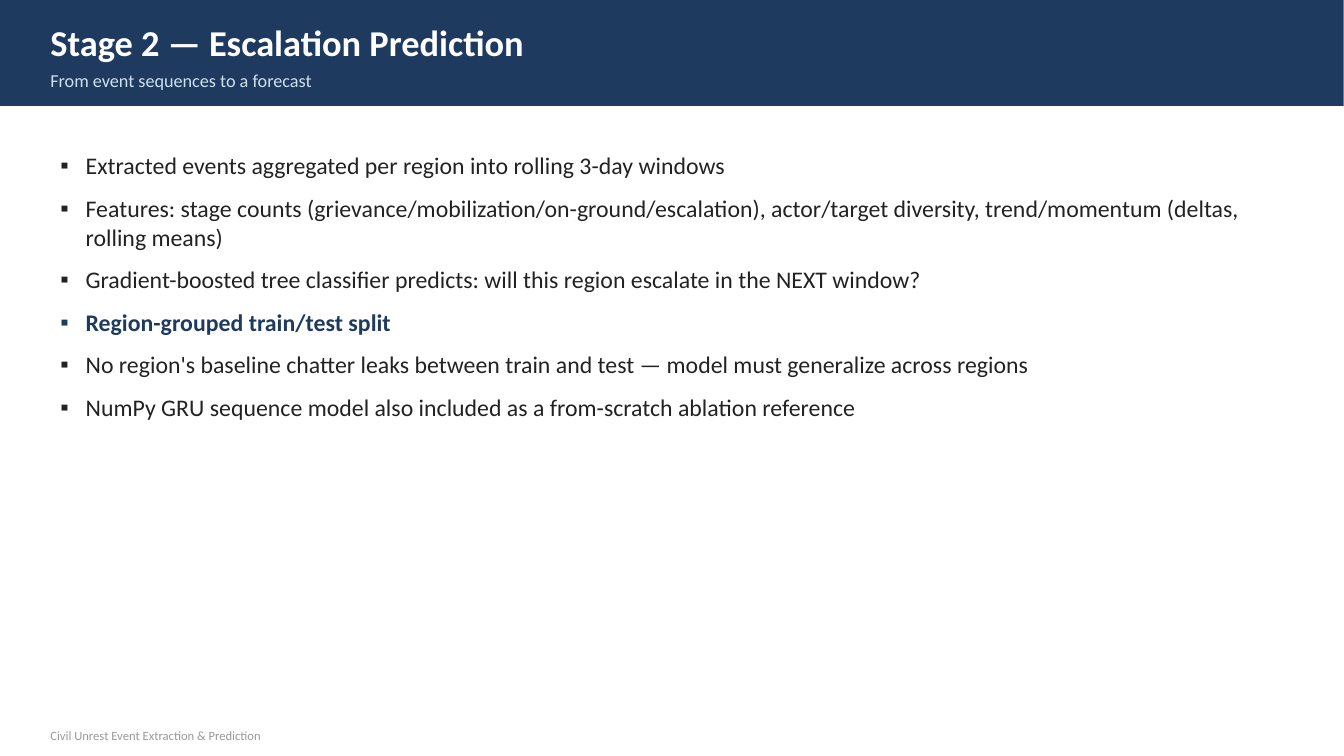
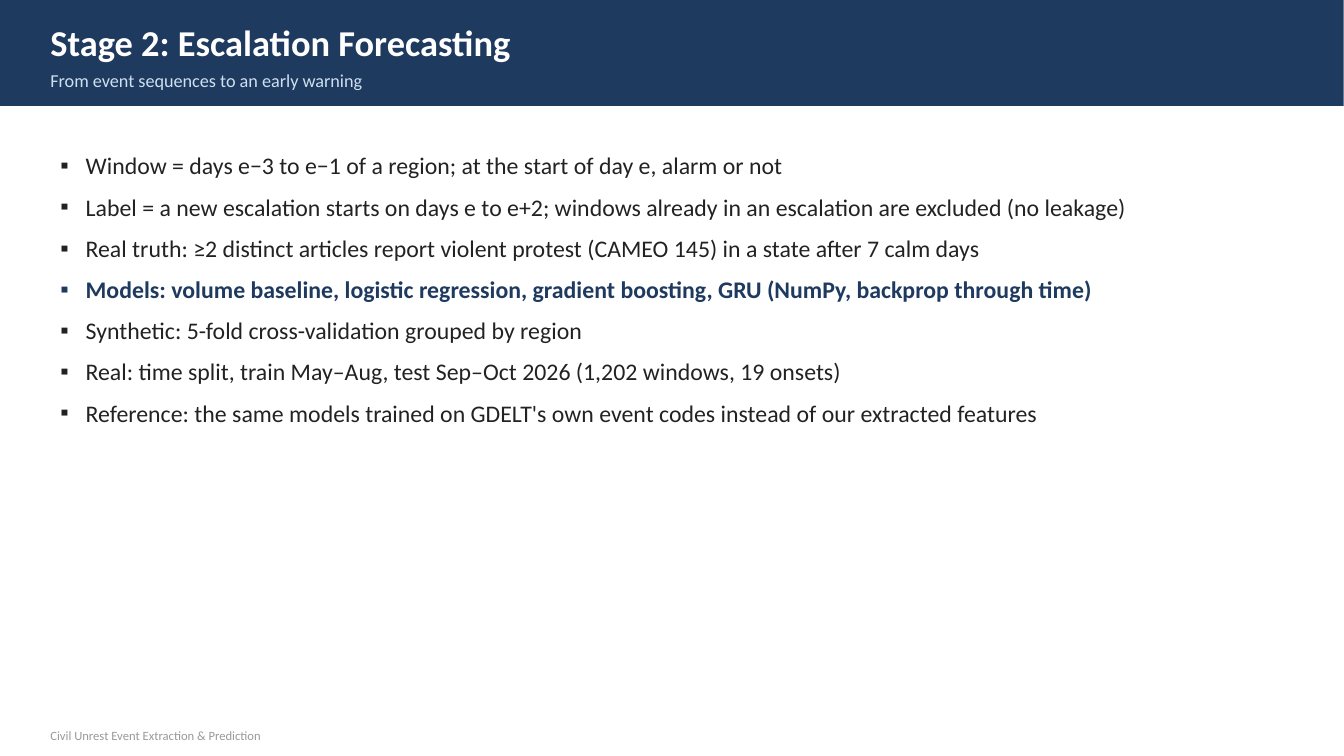
Before and after one commit to Ronit178693/civil-unrest-project, a slide deck: slide 7 of slides/civil_unrest_presentation.pptx (slide 6 before the commit). Drawn at 1344x756 pixels with LibreOffice and Linux fonts; fonts in the diff are those of the drawing. Boxes give left, top, right and bottom in pixels: in the first picture for what was removed or moved away, otherwise in the second. Text is boxed around its words. In the diff, an @@ line names an element or a change of style, - is before the commit and + after.

```diff
--- a/slides/civil_unrest_presentation.pptx
+++ b/slides/civil_unrest_presentation.pptx
@@ text at (50, 30, 510, 62): text changed @@
-Stage 2 — Escalation Prediction
+Stage 2: Escalation Forecasting
@@ text at (50, 74, 363, 90): text changed @@
-From event sequences to a forecast
+From event sequences to an early warning
@@ text at (86, 157, 1126, 422): text changed @@
-▪ Extracted events aggregated per region into rolling 3-day windows
-▪ Features: stage counts (grievance/mobilization/on-ground/escalation), actor/target diversity, trend/momentum (deltas, rolling means)
-▪ Gradient-boosted tree classifier predicts: will this region escalate in the NEXT window?
-▪ Region-grouped train/test split
-▪ No region's baseline chatter leaks between train and test — model must generalize across regions
-▪ NumPy GRU sequence model also included as a from-scratch ablation reference
+▪ Window = days e−3 to e−1 of a region; at the start of day e, alarm or not
+▪ Label = a new escalation starts on days e to e+2; windows already in an escalation are excluded (no leakage)
+▪ Real truth: ≥2 distinct articles report violent protest (CAMEO 145) in a state after 7 calm days
+▪ Models: volume baseline, logistic regression, gradient boosting, GRU (NumPy, backprop through time)
+▪ Synthetic: 5-fold cross-validation grouped by region
+▪ Real: time split, train May–Aug, test Sep–Oct 2026 (1,202 windows, 19 onsets)
+▪ Reference: the same models trained on GDELT's own event codes instead of our extracted features
```
Also in this commit, not shown: 6 other slides changed, 7 slides added, 6 slides removed, 9 other files.
